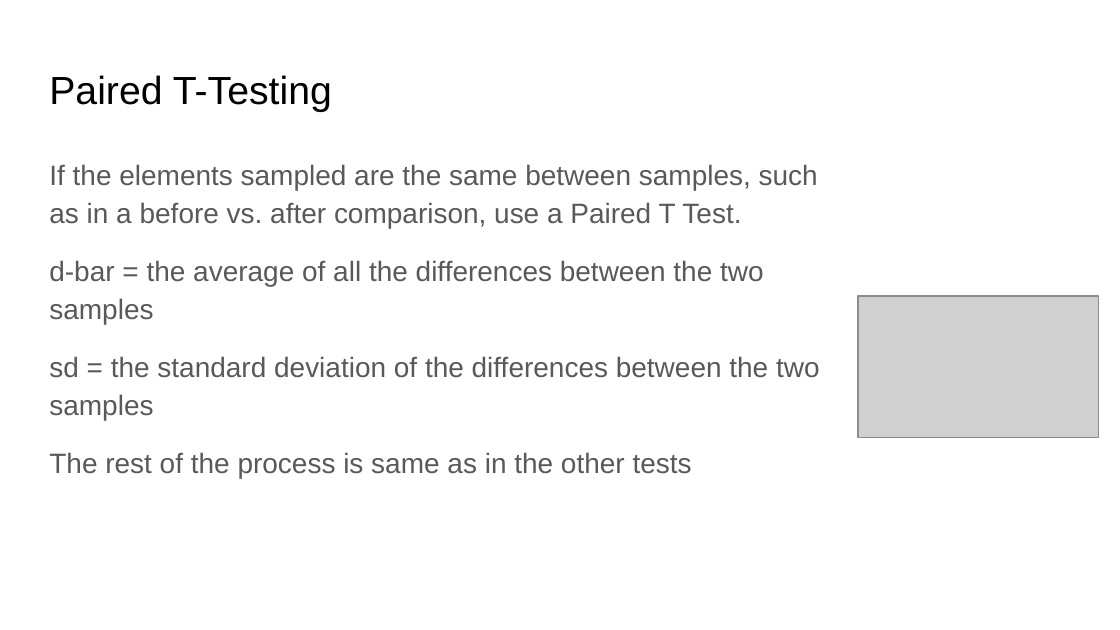
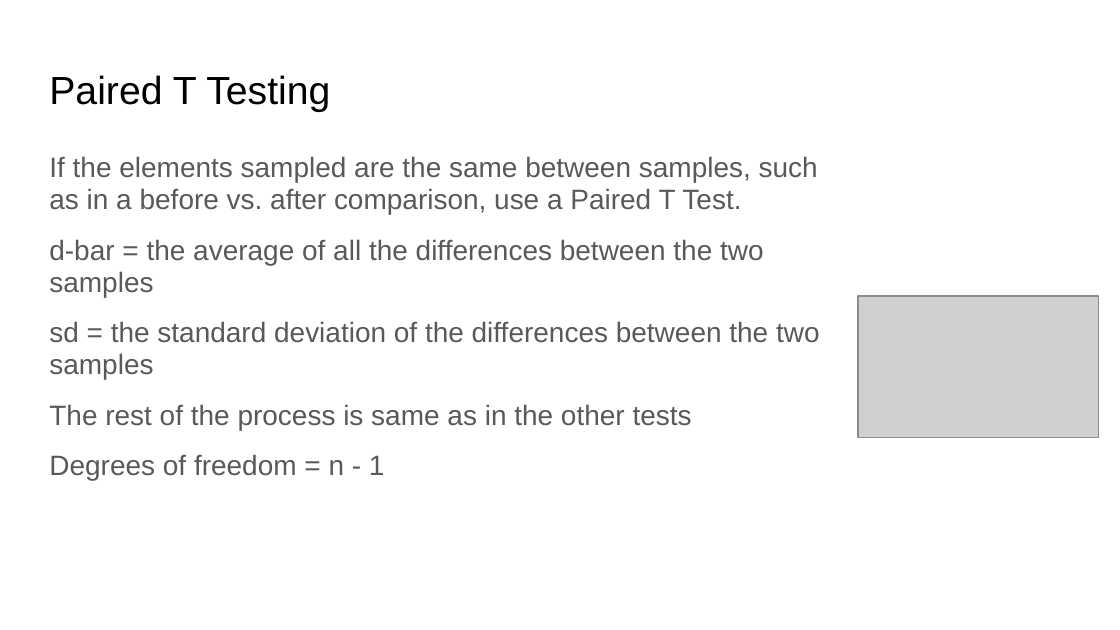
Before and after one commit to rjwrobel86/Python4Statistics, a slide deck: slide 45 of Non-Python Stats Stuff/Slides/Hypothesis Testing.pptx (slide 38 before the commit). Drawn at 1120x630 pixels with LibreOffice and Linux fonts; fonts in the diff are those of the drawing; grey boxes stand for pictures. Boxes give left, top, right and bottom in pixels: in the first picture for what was removed or moved away, otherwise in the second. Text is boxed around its words. In the diff, an @@ line names an element or a change of style, - is before the commit and + after.

```diff
--- a/Non-Python Stats Stuff/Slides/Hypothesis Testing.pptx
+++ b/Non-Python Stats Stuff/Slides/Hypothesis Testing.pptx
@@ title at (49,75,330,112): text changed @@
-Paired T-Testing
+Paired T Testing
@@ text at (49,156,820,430): line spacing 1.15 to 0.95 @@
@@ text at (49,454,385,481): paragraph added @@
+Degrees of freedom = n - 1
```
Also in this commit, not shown: 14 other slides changed, 7 slides added, 27 other files.
